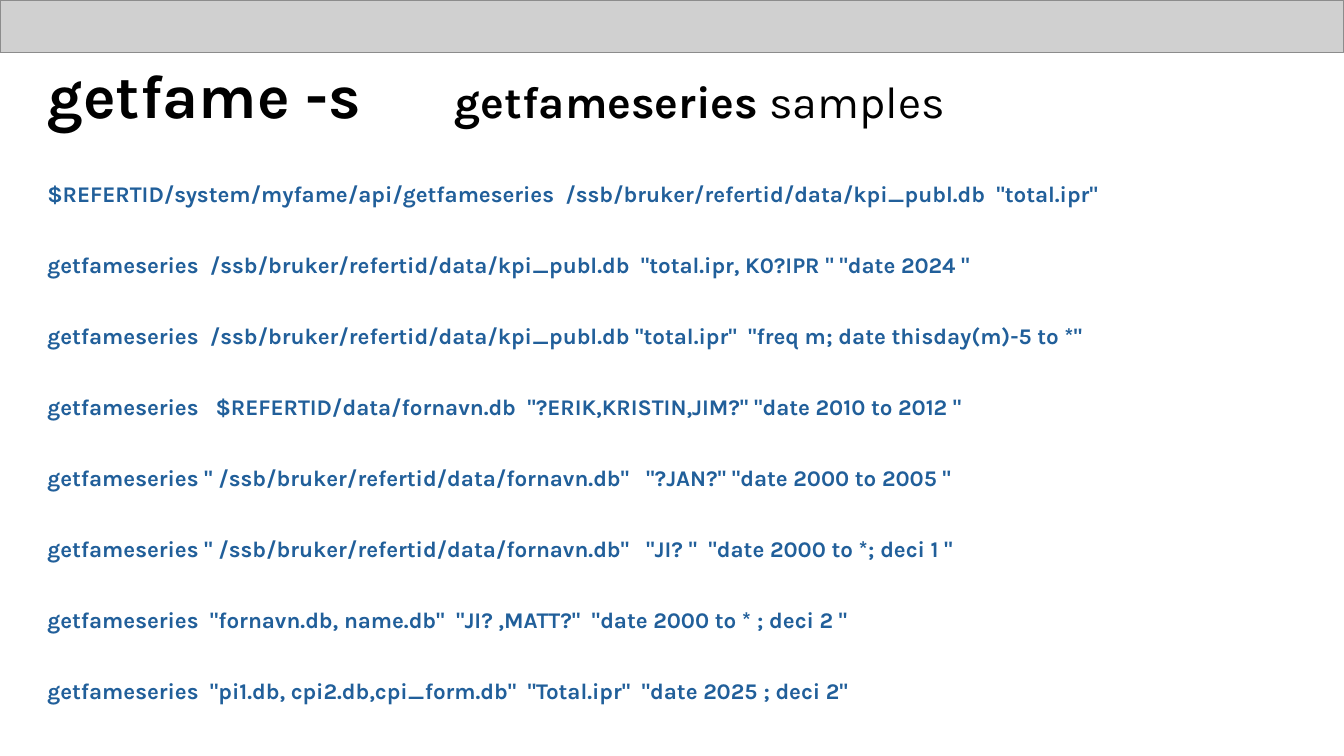
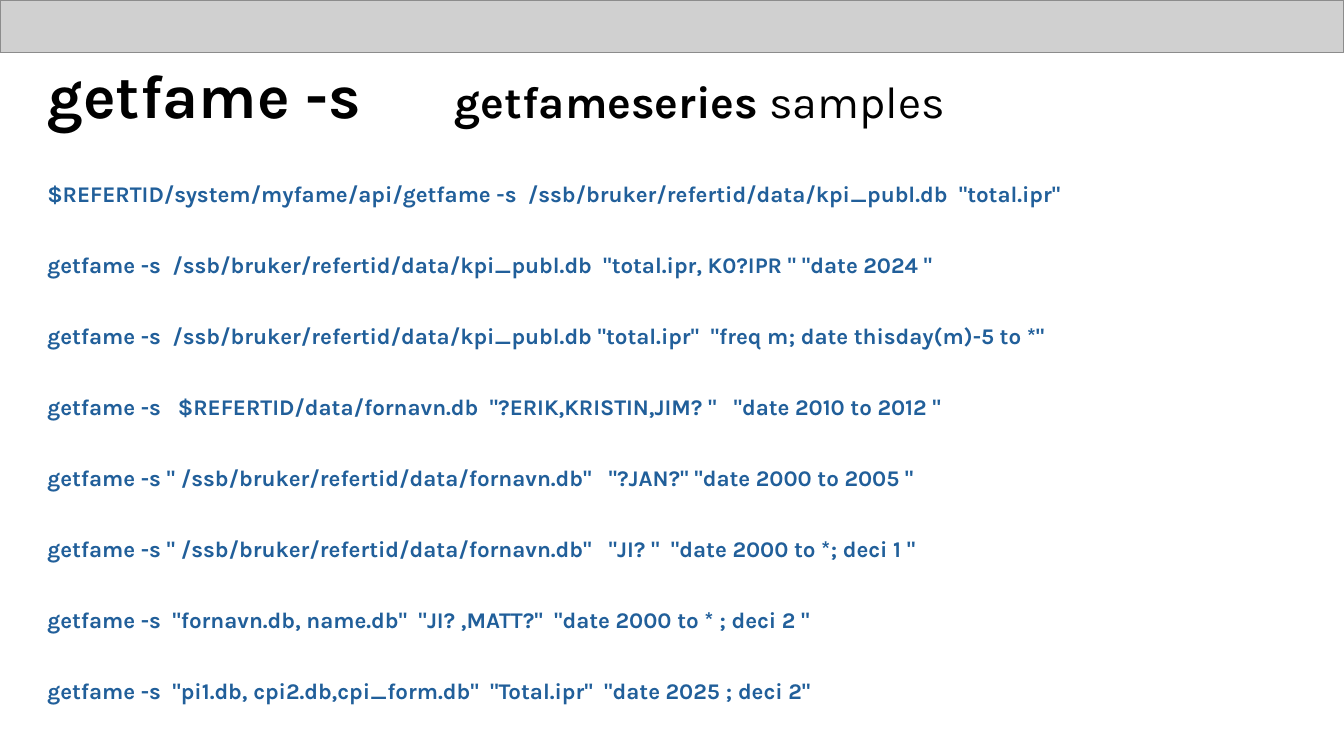
Before and after one commit to eriksoeb/getfame, a slide deck: slide 6 of getfame.pptx. Drawn at 1344x756 pixels with LibreOffice and Linux fonts; fonts in the diff are those of the drawing; grey boxes stand for pictures. Boxes give left, top, right and bottom in pixels: in the first picture for what was removed or moved away, otherwise in the second. Text is boxed around its words. In the diff, an @@ line names an element or a change of style, - is before the commit and + after.

```diff
--- a/getfame.pptx
+++ b/getfame.pptx
@@ text at [47, 185, 1061, 705]: text changed @@
-$REFERTID/system/myfame/api/getfameseries /ssb/bruker/refertid/data/kpi_publ.db "total.ipr"
-getfameseries /ssb/bruker/refertid/data/kpi_publ.db "total.ipr, K0?IPR " "date 2024 "
-getfameseries /ssb/bruker/refertid/data/kpi_publ.db "total.ipr" "freq m; date thisday(m)-5 to *"
-getfameseries $REFERTID/data/fornavn.db "?ERIK,KRISTIN,JIM?" "date 2010 to 2012 "
-getfameseries " /ssb/bruker/refertid/data/fornavn.db" "?JAN?" "date 2000 to 2005 "
-getfameseries " /ssb/bruker/refertid/data/fornavn.db" "JI? " "date 2000 to *; deci 1 "
-getfameseries "fornavn.db, name.db" "JI? ,MATT?" "date 2000 to * ; deci 2 "
-getfameseries "pi1.db, cpi2.db,cpi_form.db" "Total.ipr" "date 2025 ; deci 2"
+$REFERTID/system/myfame/api/getfame -s /ssb/bruker/refertid/data/kpi_publ.db "total.ipr"
+getfame -s /ssb/bruker/refertid/data/kpi_publ.db "total.ipr, K0?IPR " "date 2024 "
+getfame -s /ssb/bruker/refertid/data/kpi_publ.db "total.ipr" "freq m; date thisday(m)-5 to *"
+getfame -s $REFERTID/data/fornavn.db "?ERIK,KRISTIN,JIM? " "date 2010 to 2012 "
+getfame -s " /ssb/bruker/refertid/data/fornavn.db" "?JAN?" "date 2000 to 2005 "
+getfame -s " /ssb/bruker/refertid/data/fornavn.db" "JI? " "date 2000 to *; deci 1 "
+getfame -s "fornavn.db, name.db" "JI? ,MATT?" "date 2000 to * ; deci 2 "
+getfame -s "pi1.db, cpi2.db,cpi_form.db" "Total.ipr" "date 2025 ; deci 2"
```
Also in this commit, not shown: 5 other slides changed, 2 slides added, 1 slide removed, 1 other file.
